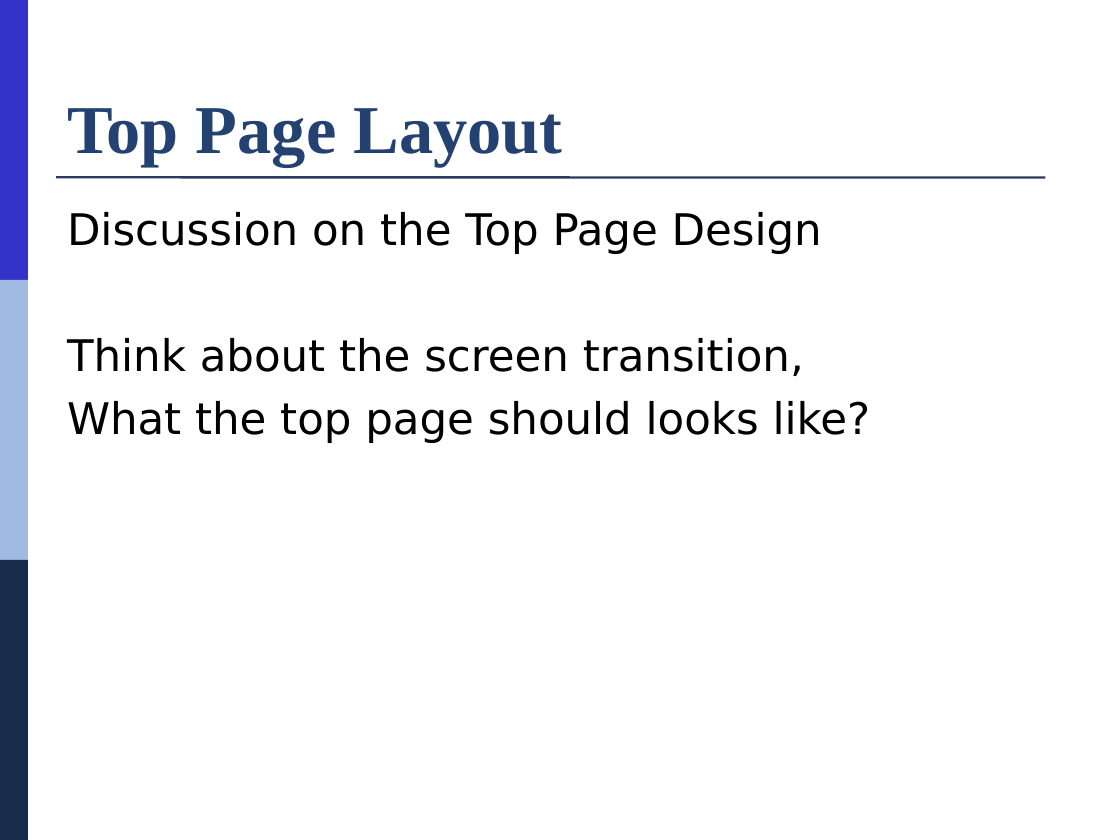
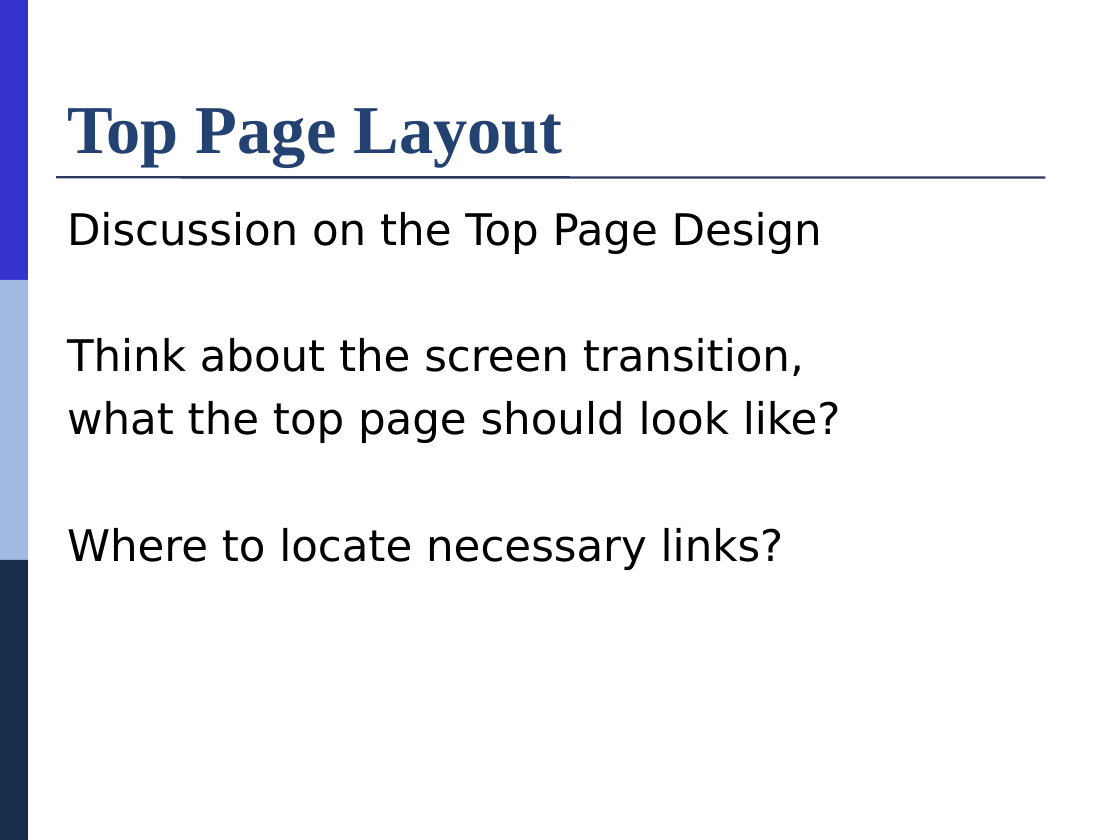
Before and after one commit to Tomdemort/SugChat, a slide deck: slide 4 of doc/day11/WDAE-Slides-11.pptx. Drawn at 1120x840 pixels with LibreOffice and Linux fonts; fonts in the diff are those of the drawing. Boxes give left, top, right and bottom in pixels: in the first picture for what was removed or moved away, otherwise in the second. Text is boxed around its words. In the diff, an @@ line names an element or a change of style, - is before the commit and + after.

Commit message:
modified day11 slides

```diff
--- a/doc/day11/WDAE-Slides-11.pptx
+++ b/doc/day11/WDAE-Slides-11.pptx
@@ text at [67, 401, 841, 570]: text changed @@
-What the top page should looks like?
+what the top page should look like?
+Where to locate necessary links?
```
